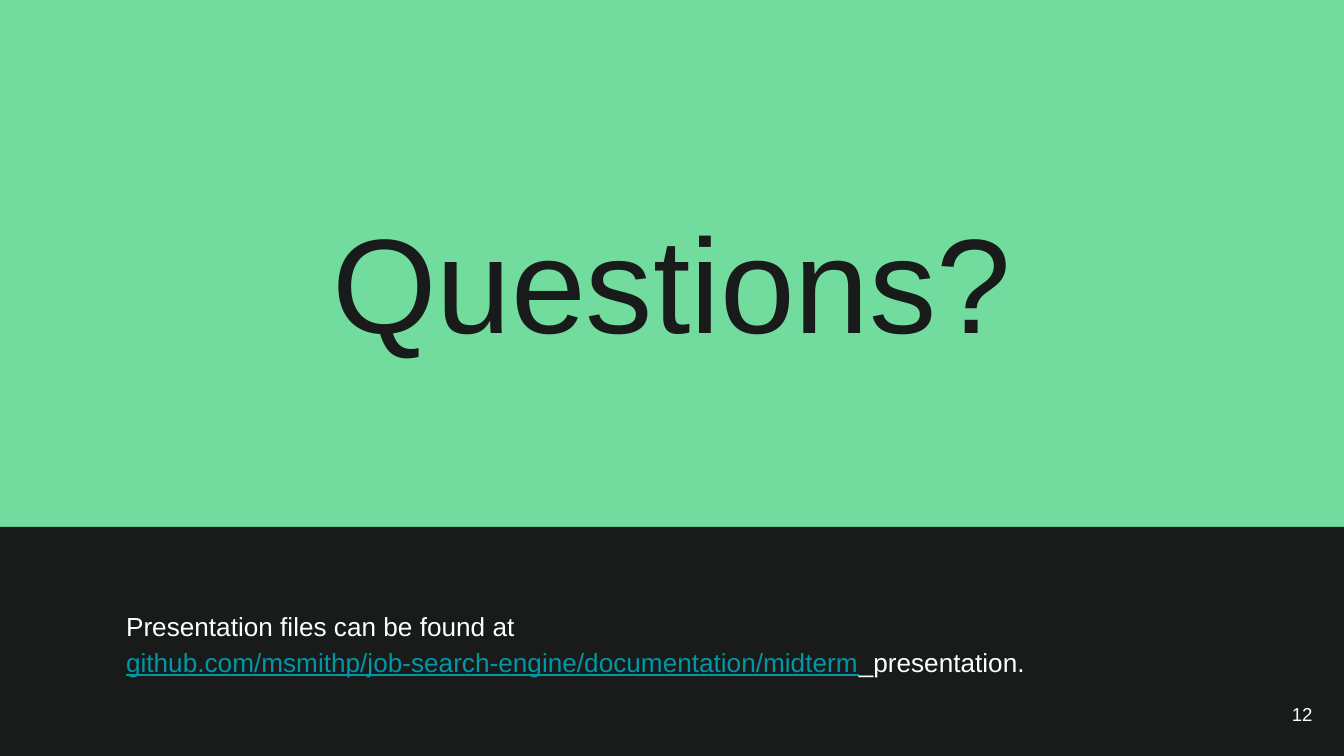
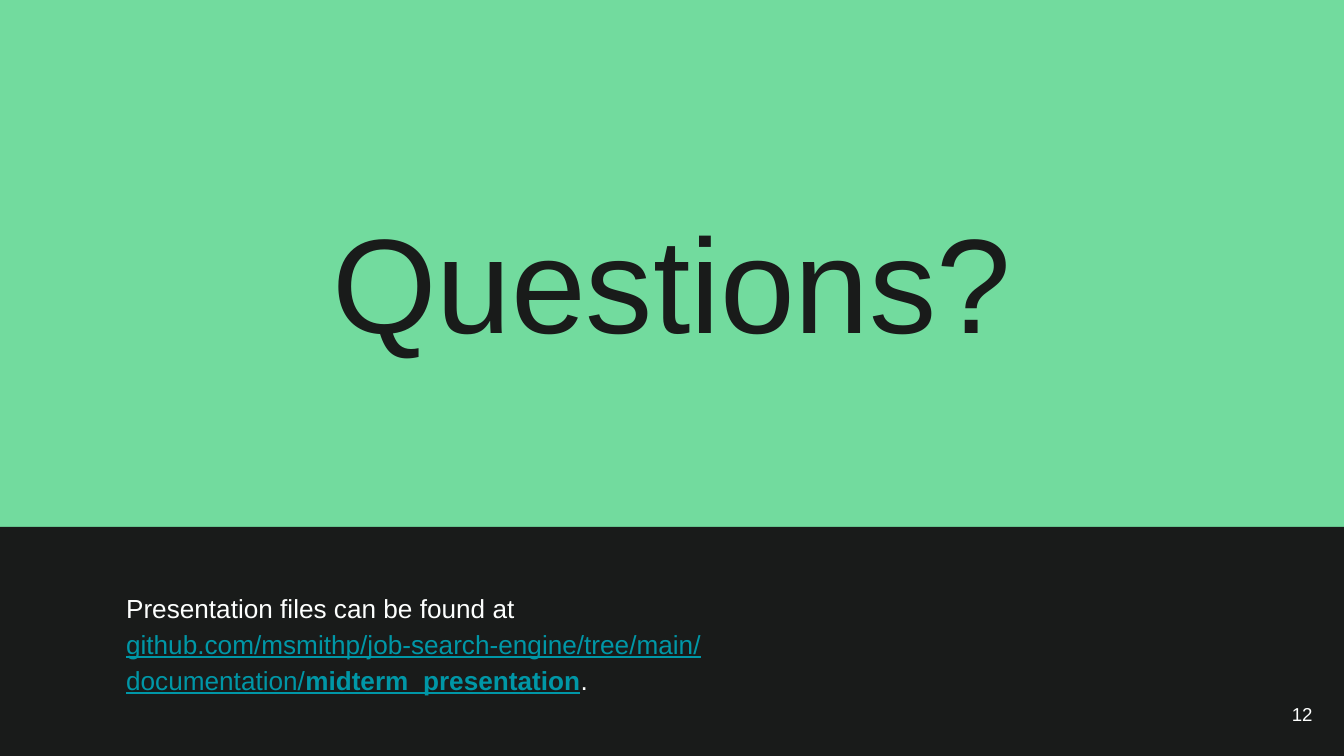
Before and after one commit to msmithp/jse-annotate, a slide deck: slide 12 of documentation/midterm_presentation/JobSearchEngine_MidtermPresentation.pptx. Drawn at 1344x756 pixels with LibreOffice and Linux fonts; fonts in the diff are those of the drawing. Boxes give left, top, right and bottom in pixels: in the first picture for what was removed or moved away, otherwise in the second. Text is boxed around its words. In the diff, an @@ line names an element or a change of style, - is before the commit and + after.

Commit message:
Update midterm presentation materials

```diff
--- a/documentation/midterm_presentation/JobSearchEngine_MidtermPresentation.pptx
+++ b/documentation/midterm_presentation/JobSearchEngine_MidtermPresentation.pptx
@@ text at (126, 635, 700, 696): text changed @@
-github.com/msmithp/job-search-engine/documentation/midterm_presentation.
+github.com/msmithp/job-search-engine/tree/main/
+documentation/midterm_presentation.
```
Also in this commit, not shown: 1 other slide changed, 1 other file.
